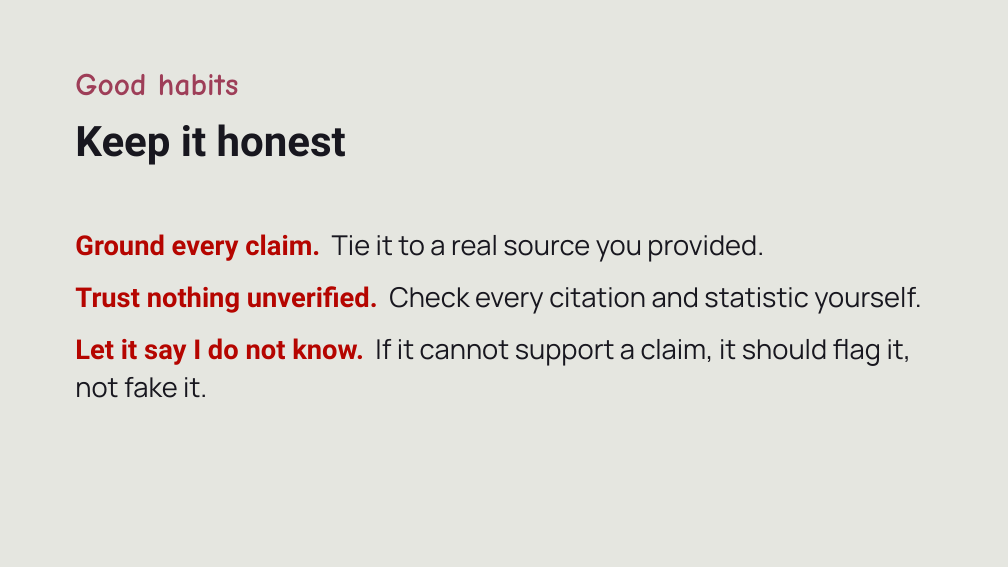
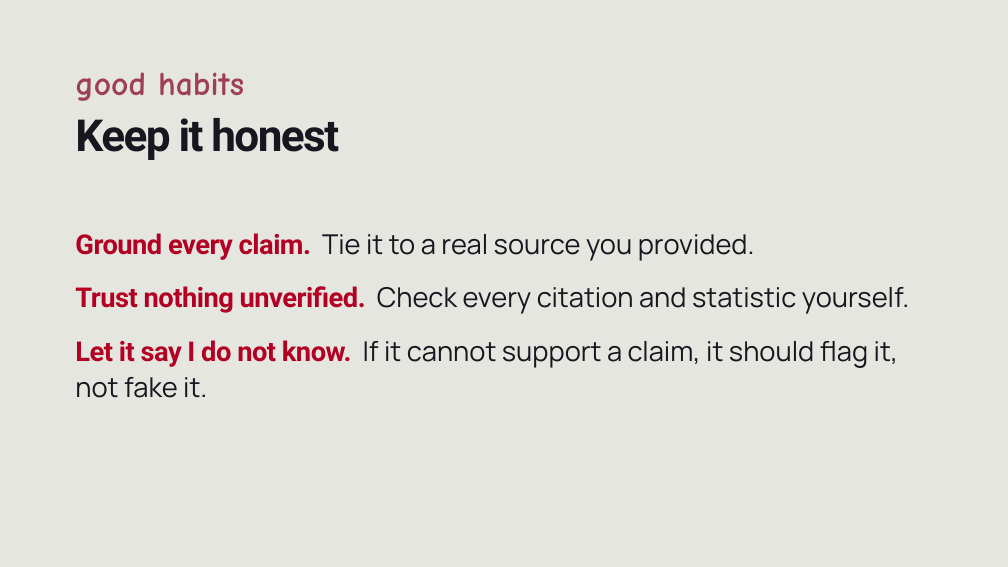
Before and after one commit to ashleyscruse/grant-writing-accelerator, a slide deck: slide 9 of working/context-ai-workshop-slides.pptx. Drawn at 1008x567 pixels with LibreOffice and Linux fonts; fonts in the diff are those of the drawing. Boxes give left, top, right and bottom in pixels: in the first picture for what was removed or moved away, otherwise in the second. Text is boxed around its words. In the diff, an @@ line names an element or a change of style, - is before the commit and + after.

```diff
--- a/working/context-ai-workshop-slides.pptx
+++ b/working/context-ai-workshop-slides.pptx
@@ text at box(75, 72, 244, 101): text changed; size 30 to 32 pt @@
-Good habits
+good habits
@@ text "Keep it honest" at box(75, 118, 339, 160): size 40 to 42 pt, letter spacing 0 to -1.5 pt; line spacing 1.1 to 1.03 @@
@@ text "Ground every claim. Tie it ..." at box(75, 233, 909, 398): text colour #B50500 to #B30022, letter spacing 0 to -0.5 pt in "Ground every claim.", "Trust nothing unverified.", "Let it say I do not know."; line spacing 1.15 to 1.12; more space between paragraphs @@
```
Also in this commit, not shown: 11 other slides changed, 1 other file.
